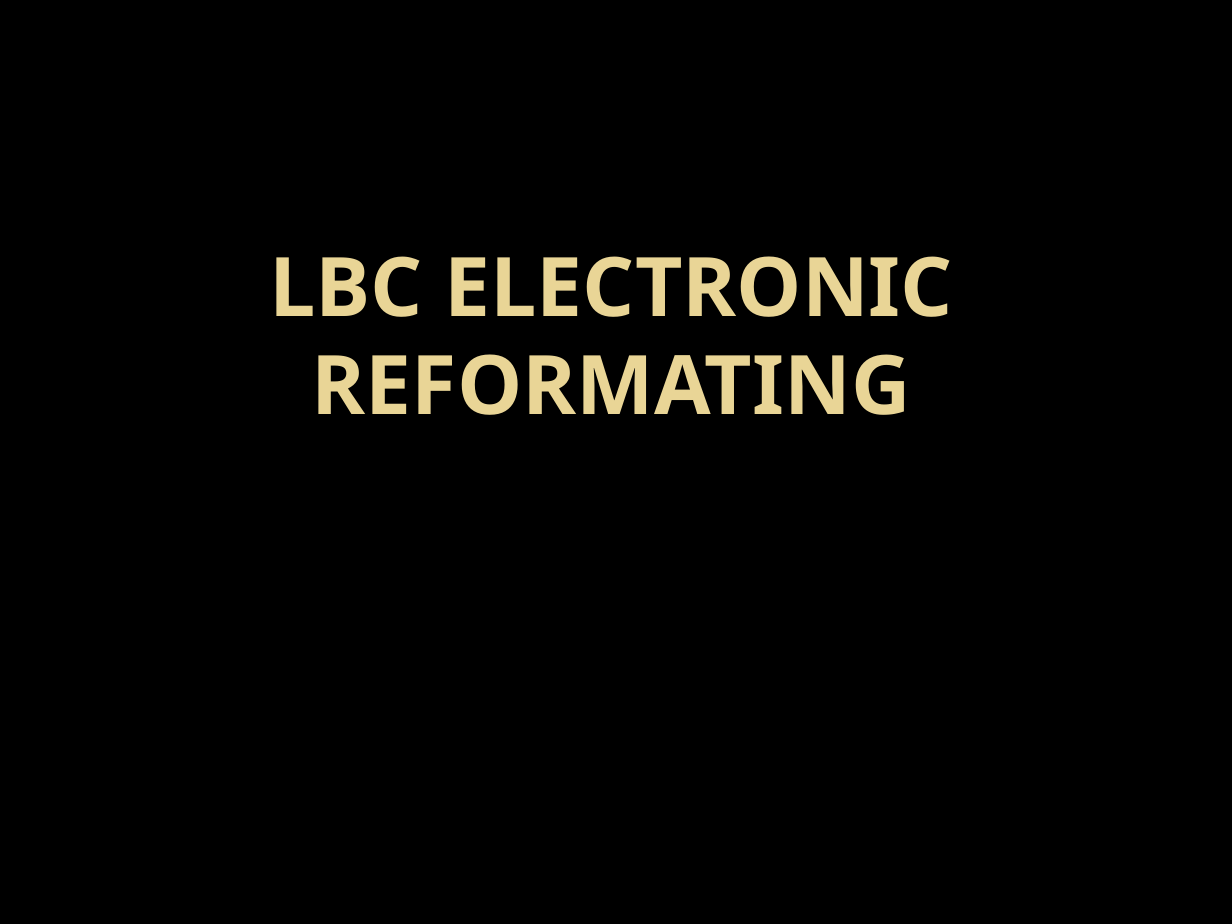
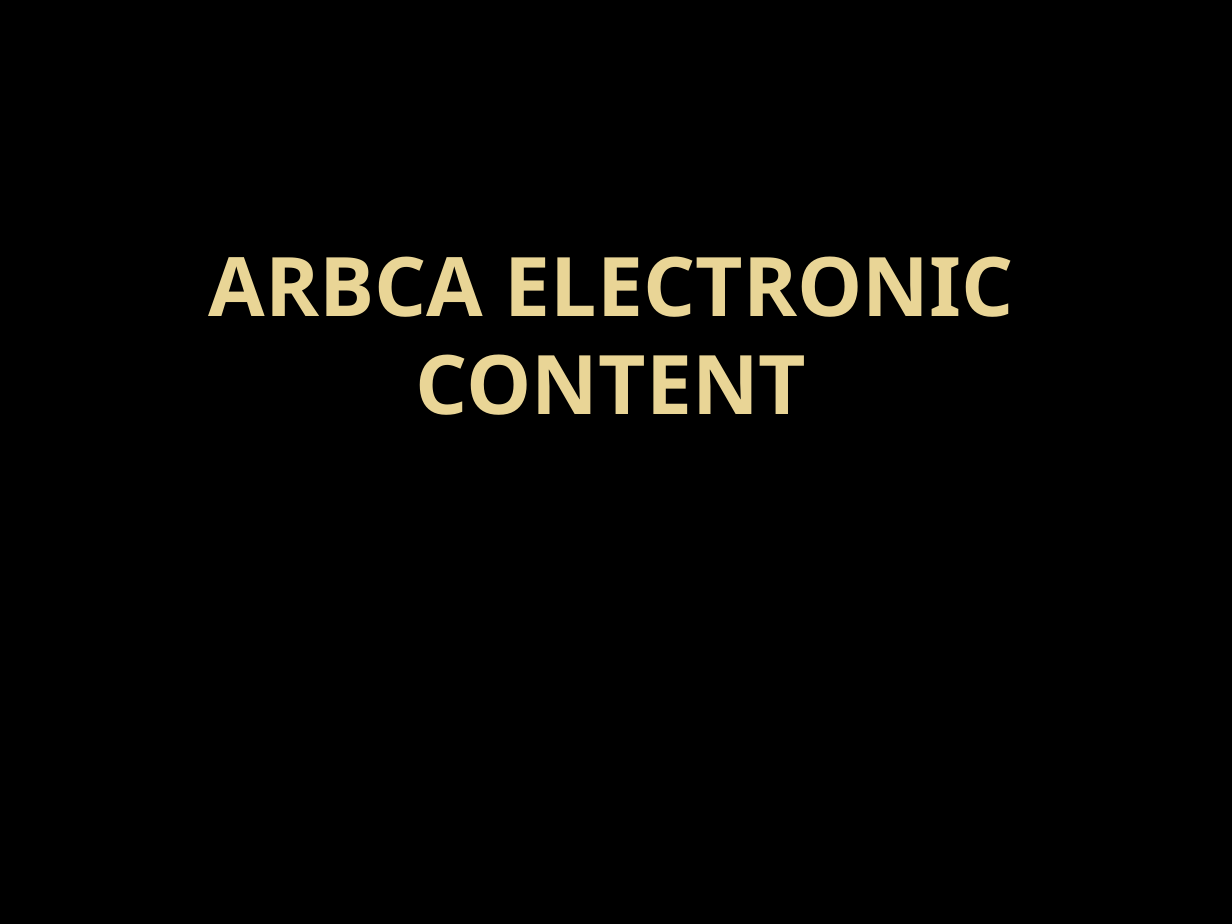
Before and after one commit to stevemac321/python, a slide deck: slide 1 of LBC Electronic Reformating.pptx. Drawn at 1232x924 pixels with LibreOffice and Linux fonts; fonts in the diff are those of the drawing; background and template pictures are left out. Boxes give left, top, right and bottom in pixels: in the first picture for what was removed or moved away, otherwise in the second. Text is boxed around its words. In the diff, an @@ line names an element or a change of style, - is before the commit and + after.

```diff
--- a/LBC Electronic Reformating.pptx
+++ b/LBC Electronic Reformating.pptx
@@ title at (209, 256, 1014, 415): text changed @@
-LBC ELECTRONIC REFORMATING
+ARBCA ELECTRONIC CONTENT
```
Also in this commit, not shown: 2 other slides changed, 2 slides added.
